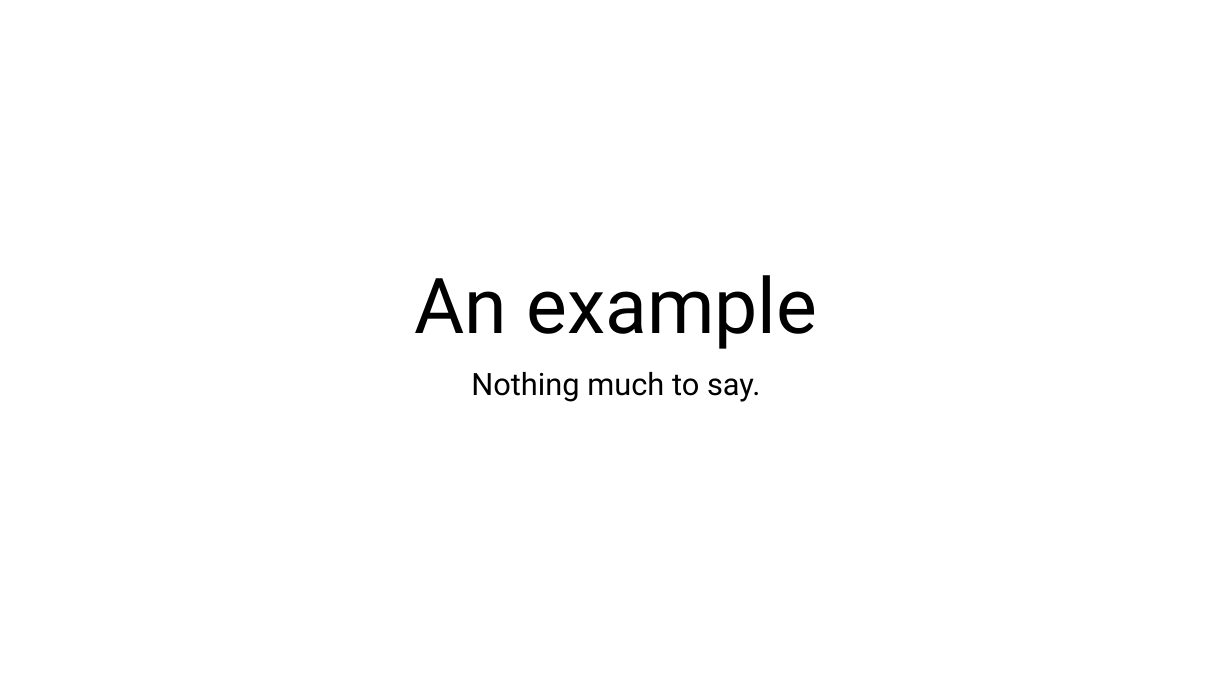
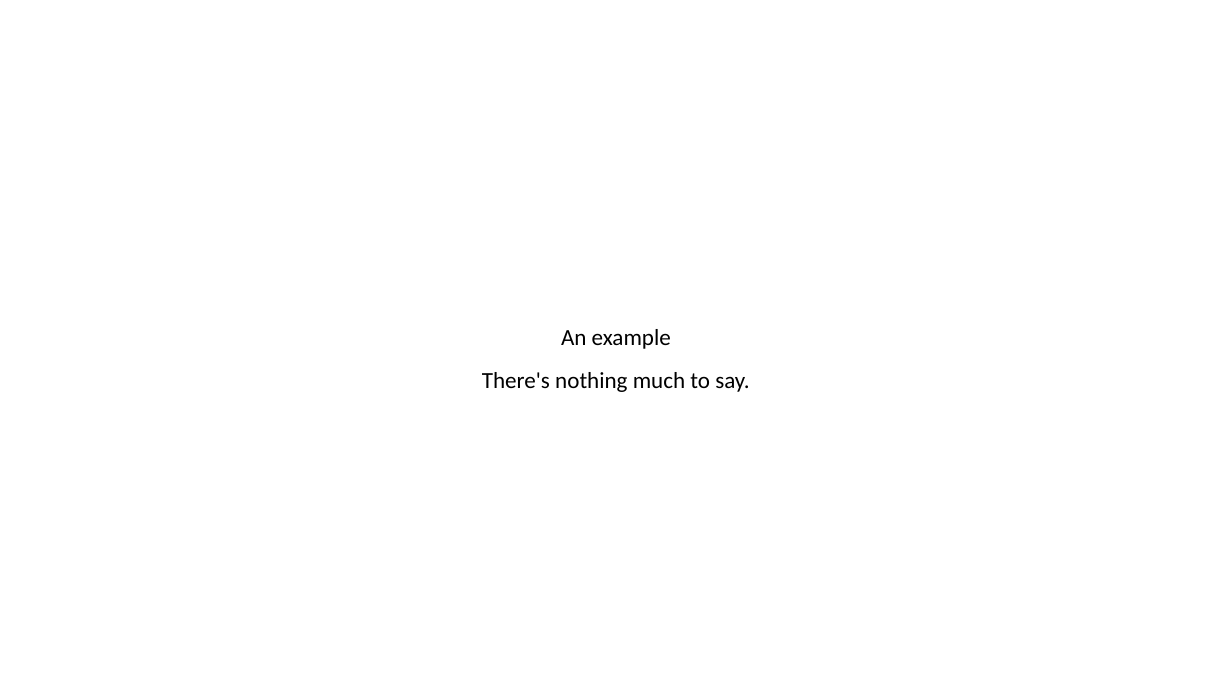
Before and after one commit to jhlimm8/AutoTranslatePPT, a slide deck: slide 1 of output.pptx. Drawn at 1232x693 pixels with LibreOffice and Linux fonts; fonts in the diff are those of the drawing. Boxes give left, top, right and bottom in pixels: in the first picture for what was removed or moved away, otherwise in the second. Text is boxed around its words. In the diff, an @@ line names an element or a change of style, - is before the commit and + after.

```diff
--- a/output.pptx
+++ b/output.pptx
@@ title "An example" at [561,329,671,349]: size 60 to 18 pt, font Roboto to Calibri @@
@@ subtitle at [482,372,749,392]: text changed; size 24 to 18 pt; font Roboto to Calibri @@
-Nothing much to say.
+There's nothing much to say.
```
Also in this commit, not shown: 1 other slide changed, 2 other files.
